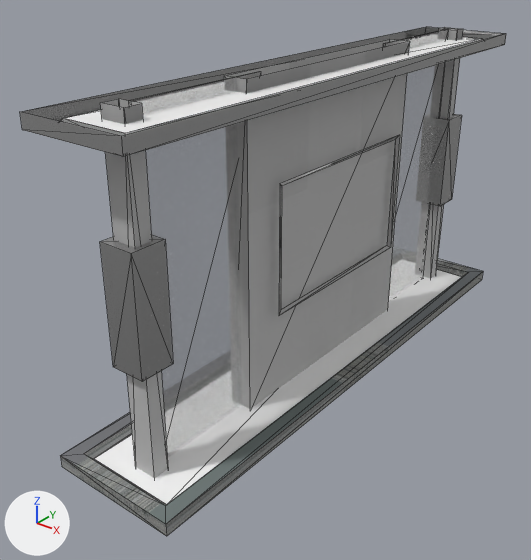
The glTF model files/assets/room/room1.glb as it was, and as the next commit left it.
One viewpoint serves both versions: a camera (50 mm lens) standing at (0.72, -6.98, 5.07) and looking at (-4.28, -0.73, 1.19). Every picture has the same lights, and +X, +Y and +Z are marked at lower left. Mesh edges are drawn as thin lines. Where no turn or scale is listed for an object, it has been applied to the vertices.

The first picture shows 'YFCG_2680', 'YFCG_2682', 'YFCG_2683', 'YFCG_2690', 'YFCG_2706', 'YFCG_2707', 'YFCG_2709', 'YFCG_2710', 'YFCG_2737', 'YFCG_2752'.
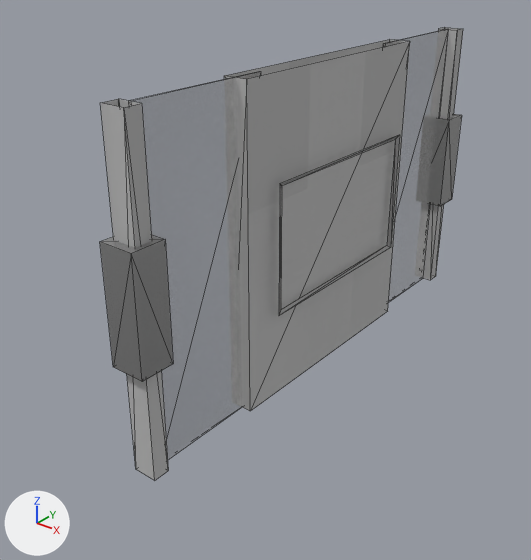
What differs and where, as boxes [x1, y1, x2, y2] in the pictures (531 x 560 px):
```json
{"object": "YFCG_2690", "change": "deleted", "before": [20, 27, 506, 157]}
{"object": "YFCG_2709", "change": "deleted", "before": [60, 259, 483, 536]}
{"object": "YFCG_2710", "change": "deleted", "before": [94, 270, 462, 504]}
{"object": "YFCG_2737", "change": "deleted", "before": [63, 37, 480, 133]}
```

Scene script edits in JSON lines:
```json
{"op": "remove", "block": "ob_yfcg_2690", "code": ["ob_yfcg_2690 = bpy.data.objects.new('YFCG_2690', me_yfcg_2690)", "ob_yfcg_2690.location = (-3.55, -0.06, 3.6)"]}
{"op": "remove", "block": "ob_yfcg_2709", "code": ["ob_yfcg_2709 = bpy.data.objects.new('YFCG_2709', me_yfcg_2709)", "ob_yfcg_2709.location = (-3.55, -0.06, 0.04)"]}
{"op": "remove", "block": "ob_yfcg_2710", "code": ["ob_yfcg_2710 = bpy.data.objects.new('YFCG_2710', me_yfcg_2710)", "ob_yfcg_2710.location = (-3.55, -0.06, 0.04)"]}
{"op": "remove", "block": "ob_yfcg_2737", "code": ["ob_yfcg_2737 = bpy.data.objects.new('YFCG_2737', me_yfcg_2737)", "ob_yfcg_2737.location = (-3.55, -0.06, 3.6)"]}
```
